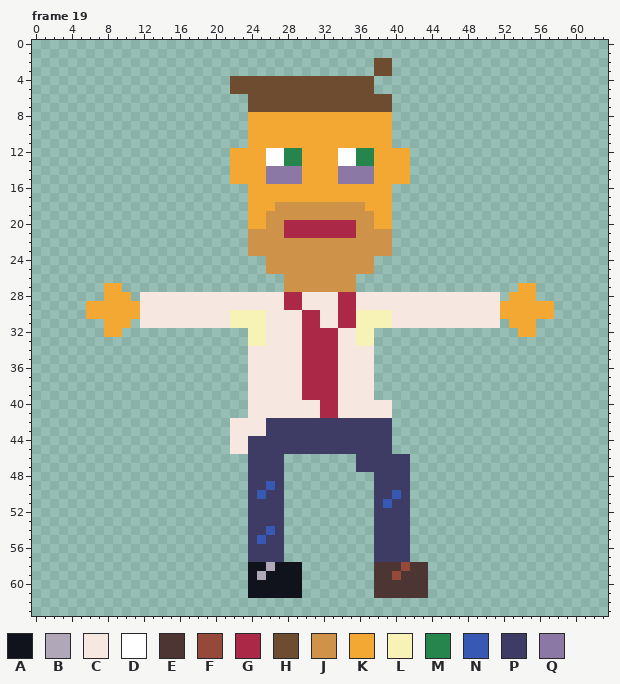
A pixel-art file gets an edit: assets/perry_jetpack/player_3.aseprite. The first picture shows the starting point.
64x64 pixels, 28 frames. Shown: frame 19. The commit also changed other frames, which this record leaves out.
Visible layers, top first: "Layer 1 #2", "Layer 4", "pupil", "Flattened #3", "Flattened #2", "Flattened", "eye", "leg2", "leg", "arms2", "arms", "Layer 3", "Layer 2", "Layer 1", "head", "body".
Palette (. is transparent): A #10121c  B #b0a7b8  C #f6e8e0  D #ffffff  E #4d3533  F #94493a  G #ac2847  H #6e4c30  J #ce9248  K #f3a833  L #f7f3b7  M #26854c  N #3859b3  P #3e3b65  Q #8c78a5
Pixels before, frame 19 (only the part around the change), first column x 3:
 0 .............................................................
 1 .............................................................
 2 ...................................HH........................
 3 ...................................HH........................
 4 ...................HHHHHHHHHHHHHHHH..........................
 5 ...................HHHHHHHHHHHHHHHH..........................
 6 .....................HHHHHHHHHHHHHHHH........................
 7 .....................HHHHHHHHHHHHHHHH........................
 8 .....................KKKKKKKKKKKKKKKK........................
 9 .....................KKKKKKKKKKKKKKKK........................
10 .....................KKKKKKKKKKKKKKKK........................
11 .....................KKKKKKKKKKKKKKKK........................
12 ...................KKKKDDMMKKKKDDMMKKKK......................
13 ...................KKKKDDMMKKKKDDMMKKKK......................
14 ...................KKKKQQQQKKKKQQQQKKKK......................
15 ...................KKKKQQQQKKKKQQQQKKKK......................
16 .....................KKKKKKKKKKKKKKKK........................
17 .....................KKKKKKKKKKKKKKKK........................
18 .....................KKKJJJJJJJJJJKKK........................
19 .....................KKJJJJJJJJJJJJKK........................
20 .....................KKJJGGGGGGGGJJKK........................
21 .....................JJJJGGGGGGGGJJJJ........................
22 .....................JJJJJJJJJJJJJJJJ........................
23 .....................JJJJJJJJJJJJJJJJ........................
24 .......................JJJJJJJJJJJJ..........................
25 .......................JJJJJJJJJJJJ..........................
26 .........................JJJJJJJJ............................
27 .....KK..................JJJJJJJJ..................KK........
28 .....KKK.CCCCCCCCCCCCCCCCGGCCCCGGCCCCCCCCCCCCCCCC.KKK........
29 ...KKKKKKCCCCCCCCCCCCCCCCGGCCCCGGCCCCCCCCCCCCCCCCKKKKKK......
30 ...KKKKKKCCCCCCCCCCLLLLCCCCGGCCGGLLLLCCCCCCCCCCCCKKKKKK......
31 .....KKK.CCCCCCCCCCLLLLCCCCGGCCGGLLLLCCCCCCCCCCCC.KKK........
32 .....KK..............LLCCCCGGGGCCLL................KK........
33 .....................LLCCCCGGGGCCLL..........................
34 .....................CCCCCCGGGGCCCC..........................
35 .....................CCCCCCGGGGCCCC..........................
36 .....................CCCCCCGGGGCCCC..........................
37 .....................CCCCCCGGGGCCCC..........................
38 .....................CCCCCCGGGGCCCC..........................
39 .....................CCCCCCGGGGCCCC..........................
40 .....................CCCCCCCCGGCCCCCC........................
41 .....................CCCCCCCCGGCCCCCC........................
42 ...................CCCCPPPPPPPPPPPPPP........................
43 ...................CCCCPPPPPPPPPPPPPP........................
44 ...................CCPPPPPPPPPPPPPPPP........................
45 ...................CCPPPPPPPPPPPPPPPP........................
46 .....................PPPP........PPPPPP......................
47 .....................PPPP........PPPPPP......................
48 .....................PPPP..........PPPP......................
49 .....................PPNP..........PPPP......................
50 .....................PNPP..........PPNP......................
51 .....................PPPP..........PNPP......................
52 .....................PPPP..........PPPP......................
53 .....................PPPP..........PPPP......................
54 .....................PPNP..........PPPP......................
55 .....................PNPP..........PPPP......................
56 .....................PPPP..........PPPP......................
57 .....................PPPP..........PPPP......................
58 .....................AABAAA........EEEFEE....................
59 .....................ABAAAA........EEFEEE....................
60 .....................AAAAAA........EEEEEE....................
61 .....................AAAAAA........EEEEEE....................
62 .............................................................
63 .............................................................
New version:
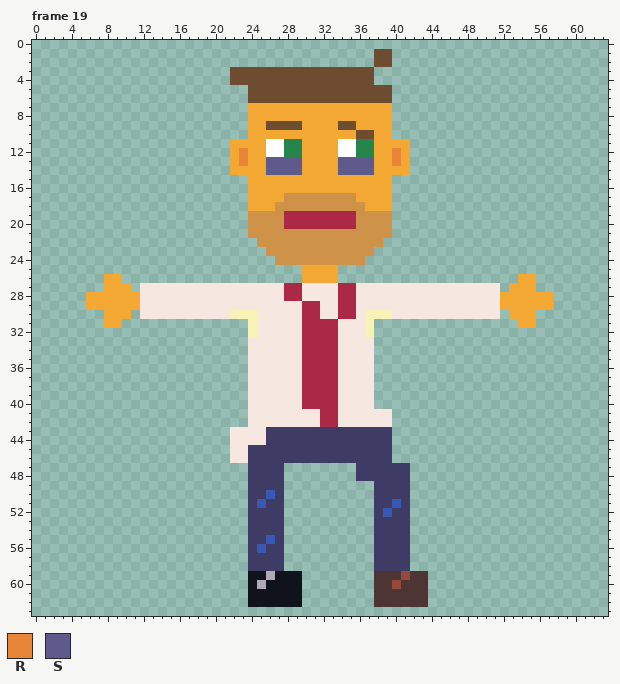
Colours new in this view: R #e98537  S #5e5b8c
Diff:
layer "Layer 5" added
Changed rows in their new state; - is an unchanged pixel.
Frame 19:
first column x 6:
 1 --------------------------------HH------------------
 3 ----------------HHHHHHHHHHHHHHHH..------------------
 5 ----------------..--------------HH------------------
 7 ------------------KKKKKKKKKKKKKKKK------------------
 9 --------------------HHHH----HH----------------------
10 ------------------------------HH--------------------
11 ----------------KK--DDMM----DDMM--KK----------------
12 -----------------R----------------R-----------------
13 -----------------R--SSSS----SSSS--R-----------------
14 --------------------SSSS----SSSS--------------------
15 ----------------..--KKKK----KKKK--..----------------
17 ----------------------JJJJJJJJ----------------------
19 ------------------JJ--GGGGGGGG--JJ------------------
20 ------------------JJ------------JJ------------------
21 ----------------------JJJJJJJJ----------------------
22 ------------------.--------------.------------------
23 ------------------..------------..------------------
24 --------------------.----------.--------------------
25 --------------------....KKKK....--------------------
26 --KK------------------..KKKK..------------------KK--
27 ----K-CCCCCCCCCCCCCCCCGGCCCCGGCCCCCCCCCCCCCCCC-K----
28 KK---K----------------------------------------K---KK
29 ----------------------CCGG--------------------------
30 ..---.-------------C----------C---------------.---..
31 ----.-............-C------GGCCC-..............-.----
32 --..---------------C----------C-----------------..--
33 ------------------CC----------CC--------------------
first column x 22:
40 --------GG------..----
42 ..--CCCCCCGGCCCCCC----
44 --CC------------------
46 CC----PPPPPPPP----..--
48 --------------PP------
49 ----P-----------------
50 ---PN-------------P---
51 ---N-------------PN---
52 -----------------N----
54 ----P-----------------
55 ---PN-----------------
56 ---N------------------
58 --PPPP..--------PPPP..
59 ---AB-------------EF--
60 ---B--------------F---
62 --AAAAAA--------EEEEEE
Boxes around the changes in both pictures, in picture pixels (x1, y1, x2, y2):
changed: (86, 49, 554, 346)
changed: (230, 400, 428, 607)
